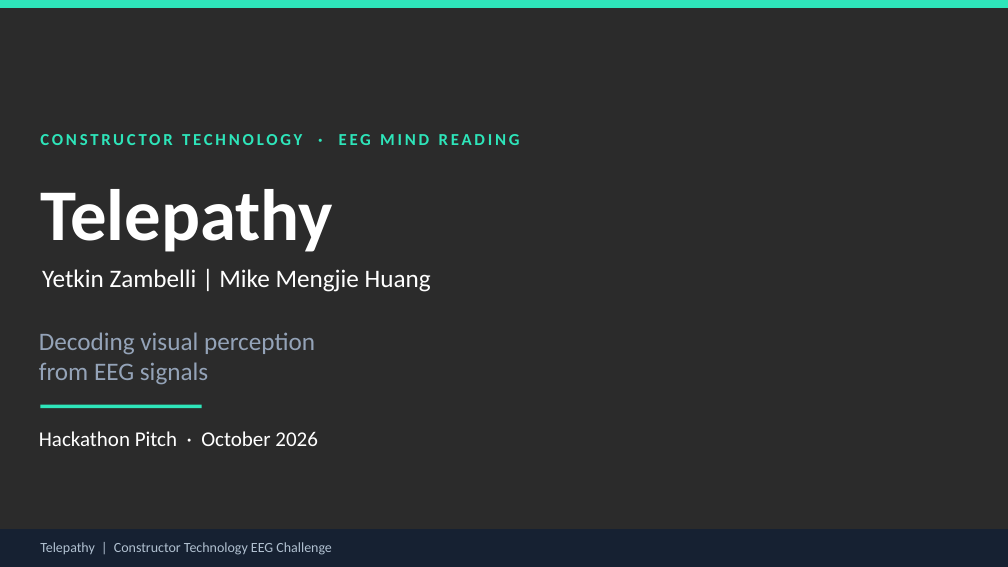
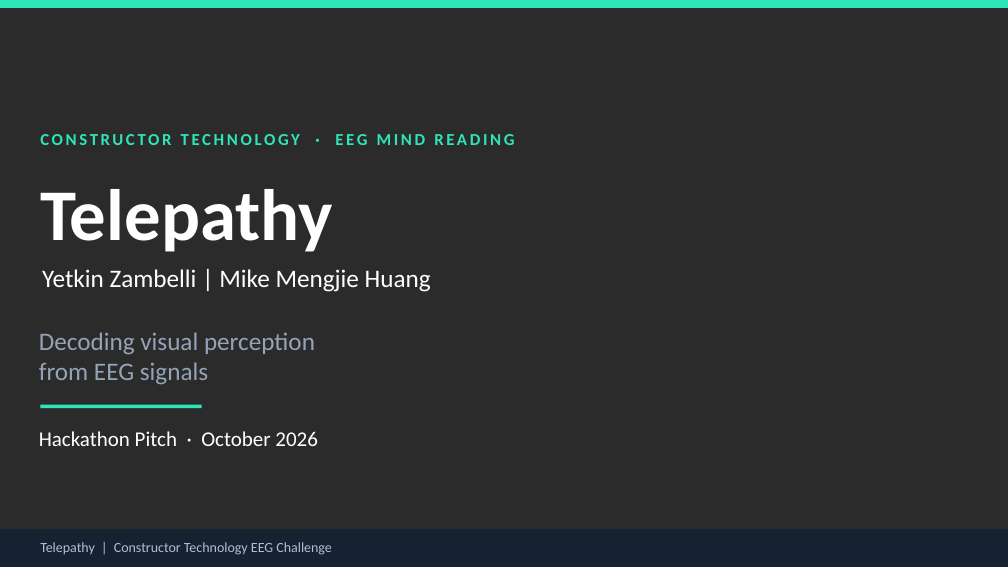
Before and after one commit to mike0609king/schubki2026, a slide deck: slide 1 of presentation/Telepathy_EEG_Hackathon_Presentation.pptx. Drawn at 1008x567 pixels with LibreOffice and Linux fonts; fonts in the diff are those of the drawing; background and template pictures are left out; a plain dark background stands for a picture behind light text. Boxes give left, top, right and bottom in pixels: in the first picture for what was removed or moved away, otherwise in the second. Text is boxed around its words. In the diff, an @@ line names an element or a change of style, - is before the commit and + after.

```diff
--- a/presentation/Telepathy_EEG_Hackathon_Presentation.pptx
+++ b/presentation/Telepathy_EEG_Hackathon_Presentation.pptx
@@ text "CONSTRUCTOR TECHNOLOGY · EEG MIND ..." at box(40, 134, 514, 145): letter spacing 2 to 1.9 pt @@
```
Also in this commit, not shown: 5 other slides changed, 1 slide removed, 1 other file.
